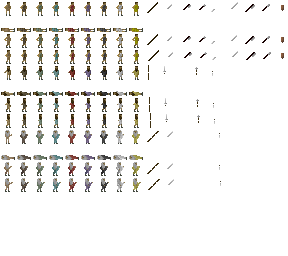
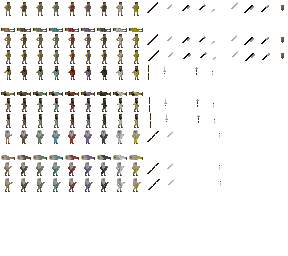
The second (288, 256) image is a revision of the first. Changes to its layers:
painted on "Background" over [148, 3, 271, 190]
